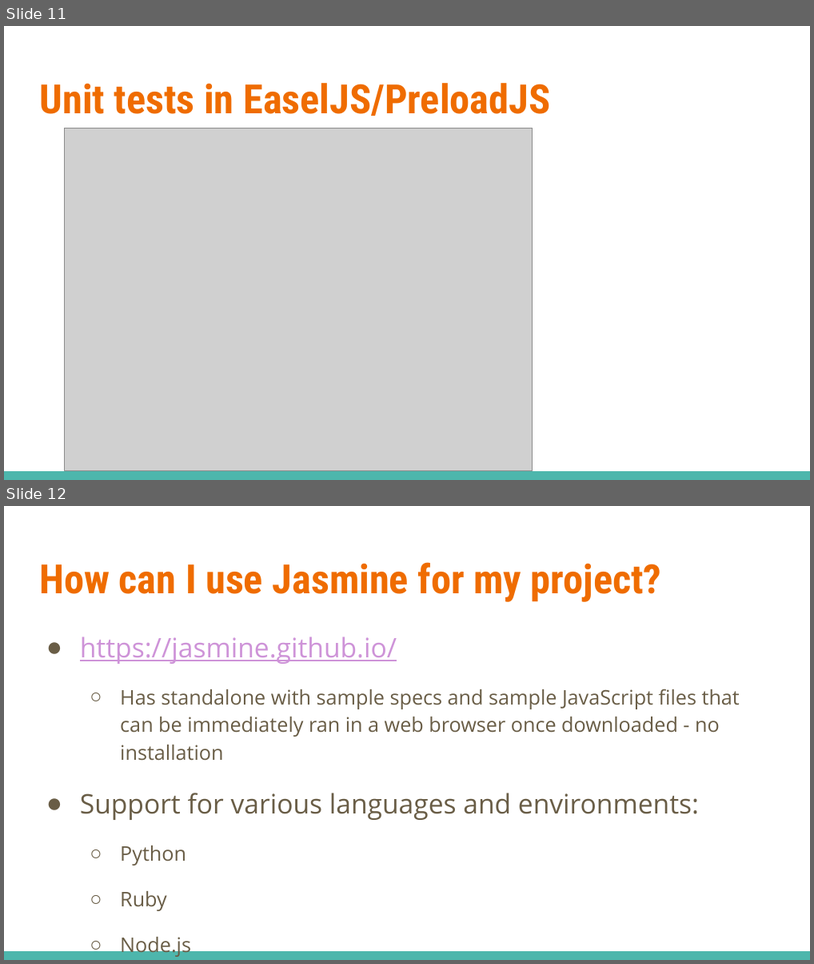
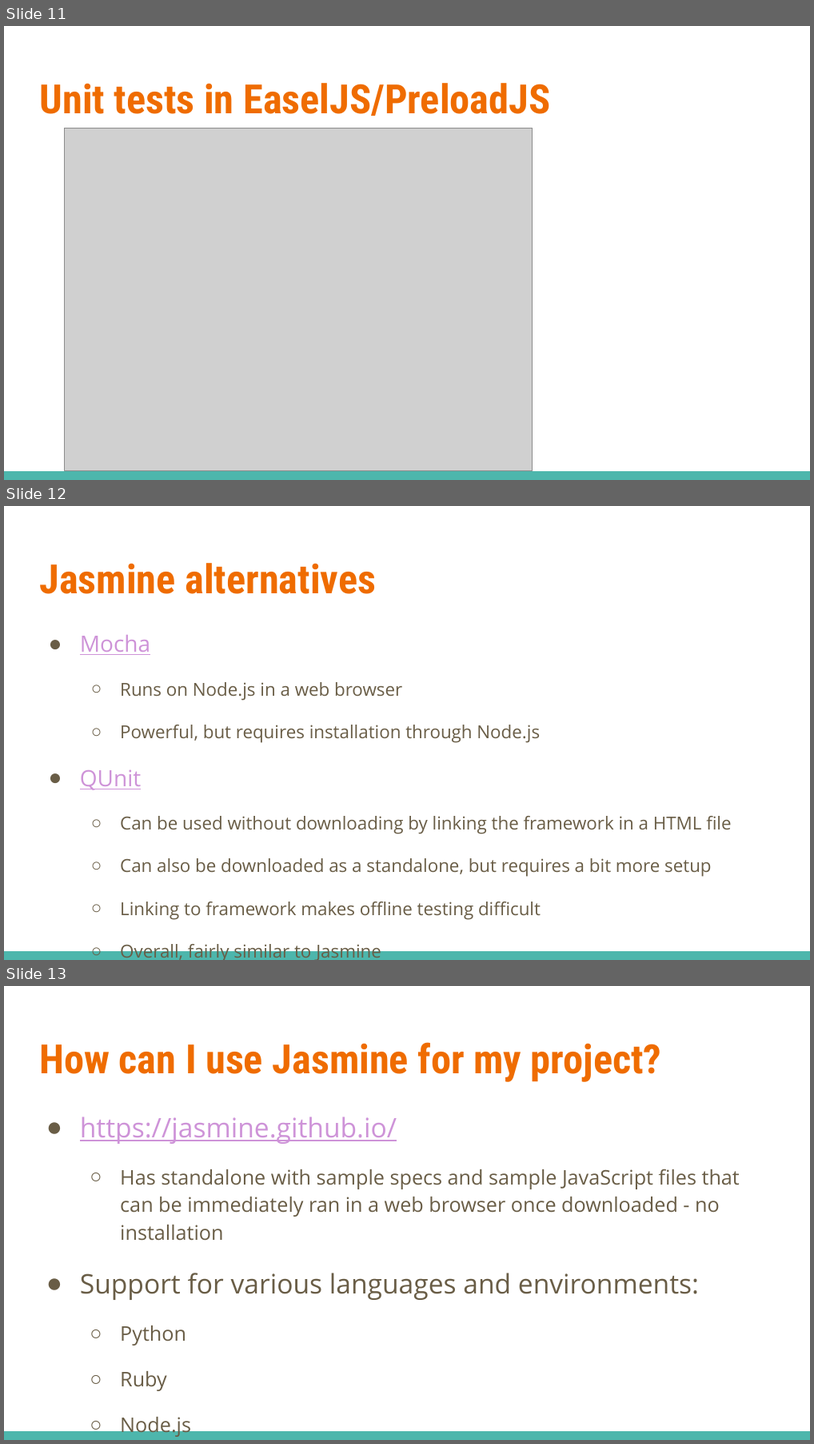
Before and after one commit to favourogundare/PerlSquad, a slide deck: artifacts/Presentations/Spring_2017_Presentations/Tech_Presentations/Jasmine_Tech_Presentation.pptx. Shown one above the other, each under a label of ours: slides 11 and 12 before the commit, slides 11, 12 and 13 after it. The pictures are 814x964 and 814x1444 pixels, drawn with LibreOffice and Linux fonts; fonts in the diff are those of the drawing; grey boxes stand for pictures. Boxes give left, top, right and bottom in pixels: in the first picture for what was removed or moved away, otherwise in the second. Text is boxed around its words. In the diff, an @@ line names an element or a change of style, - is before the commit and + after.

Commit message:
Edited jasmine pres

```diff
--- a/artifacts/Presentations/Spring_2017_Presentations/Tech_Presentations/Jasmine_Tech_Presentation.pptx
+++ b/artifacts/Presentations/Spring_2017_Presentations/Tech_Presentations/Jasmine_Tech_Presentation.pptx
@@ slide 12 added at [4,506,810,960], background #FFFFFF; not listed: 1 template element that a slide beside it also shows @@
@@ title added at [39,563,376,594], 36 pt, text #EF6C00, bold @@
+Jasmine alternatives
@@ text added at [80,635,731,919], 16 pt, text #695D46 @@
+● Mocha
+  ○ Runs on Node.js in a web browser
+  ○ Powerful, but requires installation through Node.js
+● QUnit
+  ○ Can be used without downloading by linking the framework in a HTML file
+  ○ Can also be downloaded as a standalone, but requires a bit more setup
+  ○ Linking to framework makes offline testing difficult
+  ○ Overall, fairly similar to Jasmine
@@ what was slide 12 is now slide 13 @@
```
